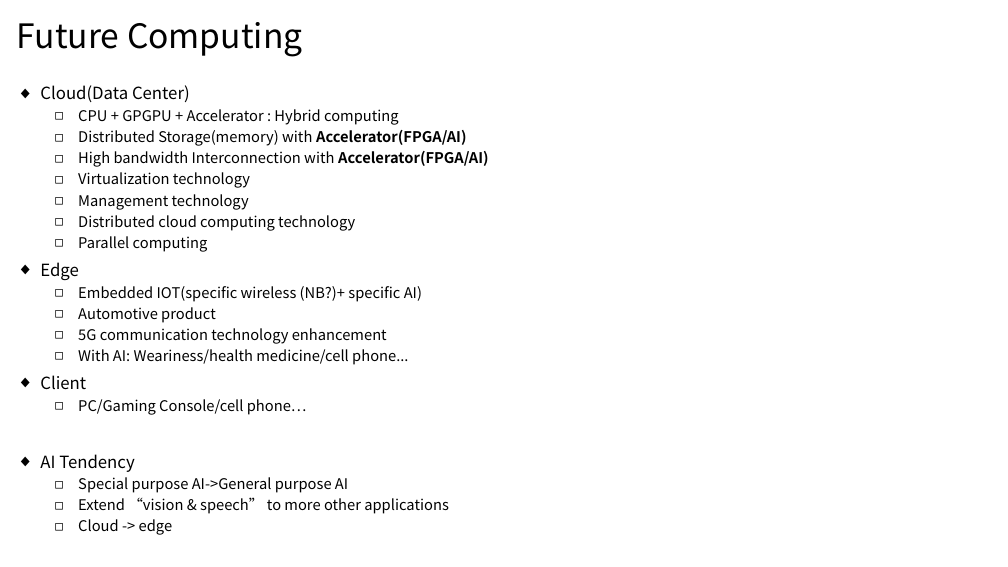
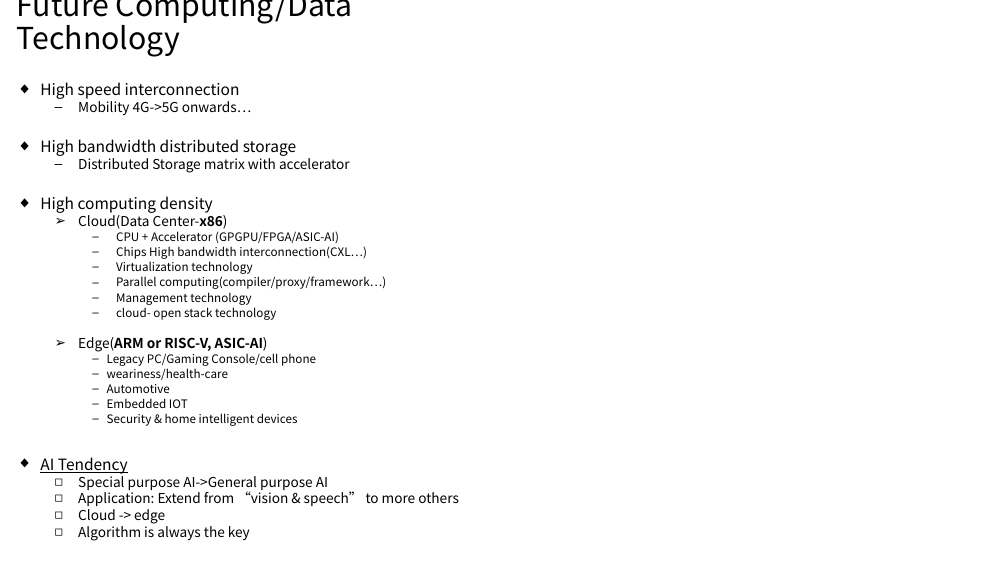
Before and after one commit to louishu302/cixtool, a slide deck: slide 1 of Future Computing.pptx. Drawn at 1008x567 pixels with LibreOffice and Linux fonts; fonts in the diff are those of the drawing. Boxes give left, top, right and bottom in pixels: in the first picture for what was removed or moved away, otherwise in the second. Text is boxed around its words. In the diff, an @@ line names an element or a change of style, - is before the commit and + after.

```diff
--- a/Future Computing.pptx
+++ b/Future Computing.pptx
@@ title at bbox=[17, 0, 352, 57]: text changed; size 32 to 28.8 pt @@
-Future Computing
+Future Computing/Data Technology
@@ text at bbox=[40, 82, 367, 259]: text changed; size 14 to 12.9 pt @@
-◆ Cloud(Data Center)
-  ◻ CPU + GPGPU + Accelerator : Hybrid computing
-  ◻ Distributed Storage(memory) with Accelerator(FPGA/AI)
-  ◻ High bandwidth Interconnection with Accelerator(FPGA/AI)
+◆ High speed interconnection
+  – Mobility 4G->5G onwards…
+◆ High bandwidth distributed storage
+  – Distributed Storage matrix with accelerator
+◆ High computing density
+  ➢ Cloud(Data Center-x86)
+    – CPU + Accelerator (GPGPU/FPGA/ASIC-AI)
+    – Chips High bandwidth interconnection(CXL…)
@@ text at bbox=[40, 261, 328, 524]: size 14 to 11.1 pt in "Virtualization technology", "Management technology"; size 16 to 14.8 pt, underline on in "AI Tendency"; size 14 to 12.9 pt in "Special purpose AI->General purpose AI", "Cloud -> edge"; bullet ◻ to –; list level 2 to 3 in "Virtualization technology"; line spacing 0.9 to 0.7; list level 2 to 3 in "Management technology" @@
@@ text at bbox=[116, 276, 386, 289]: paragraph added @@
+    – Parallel computing(compiler/proxy/framework…)
@@ text at bbox=[78, 307, 316, 426]: text changed; size 14 to 11.1 pt @@
-  ◻ Distributed cloud computing technology
-  ◻ Parallel computing
-◆ Edge
-  ◻ Embedded IOT(specific wireless (NB?)+ specific AI)
-  ◻ Automotive product
-  ◻ 5G communication technology enhancement
-  ◻ With AI: Weariness/health medicine/cell phone...
-◆ Client
-  ◻ PC/Gaming Console/cell phone…
+    – cloud- open stack technology
+  ➢ Edge(ARM or RISC-V, ASIC-AI)
+    – Legacy PC/Gaming Console/cell phone
+    – weariness/health-care
+    – Automotive
+    – Embedded IOT
+    – Security & home intelligent devices
@@ text at bbox=[78, 491, 459, 506]: text changed; size 14 to 12.9 pt @@
-  ◻ Extend “vision & speech” to more other applications
+  ◻ Application: Extend from “vision & speech” to more others
@@ text at bbox=[78, 523, 250, 541]: paragraph added @@
+  ◻ Algorithm is always the key
```
